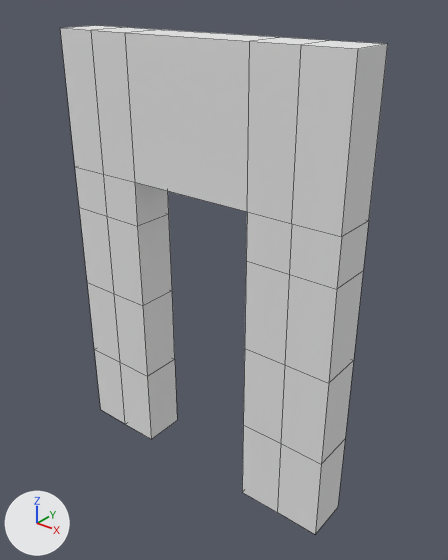
One commit to the OBJ model Assets/BuildingCreator/Models/BuildingWallDoor.obj: the scene before it, then after it.
One viewpoint serves both versions: a 50 mm lens placed at (8.58, -9.91, 7.94), pointed at (0.85, -0.25, 1.95). The axes (+X, +Y, +Z) are drawn at lower left. The lights are the same throughout. Mesh edges are drawn as thin lines. Where no turn or scale is listed for an object, it has been applied to the vertices.
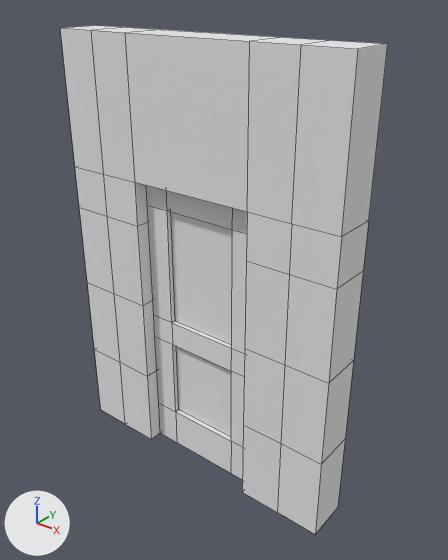
What changed in the scene script:
```text
Add mat_wood:
    mat_wood = principled_material('Wood')
    mat_wood.base_color = (0.8, 0.8, 0.8)  # white #e7e7e7
    mat_wood.roughness = 1.0
Change me_cube_002:
    used by ob_cube_002; location = (0.0, 0.0, 0.0)
    remove me_cube_002.from_pydata(...)  # 72 vertices, 70 faces; spans x -3.0..4.0, y -1.0..0.0, z -3.0..7.0
    add me_cube_002.from_pydata(...)  # 168 vertices, 164 faces; spans x -3.0..4.0, y -1.0..0.0, z -3.0..7.0
    me_cube_002 part 1: a new loose piece of 96 vertices spanning x -1.0..2.0, y -0.67..-0.31, z -3.0..4.0, in mat_wood (white #e7e7e7)
    add me_cube_002.materials.append(mat_wood)  # white #e7e7e7
```

Location of each change, (x1, y1, x2, y2) in pixels of the pictures (448 x 560 px):
part 1 of me_cube_002, added: after (146, 185, 247, 480)
